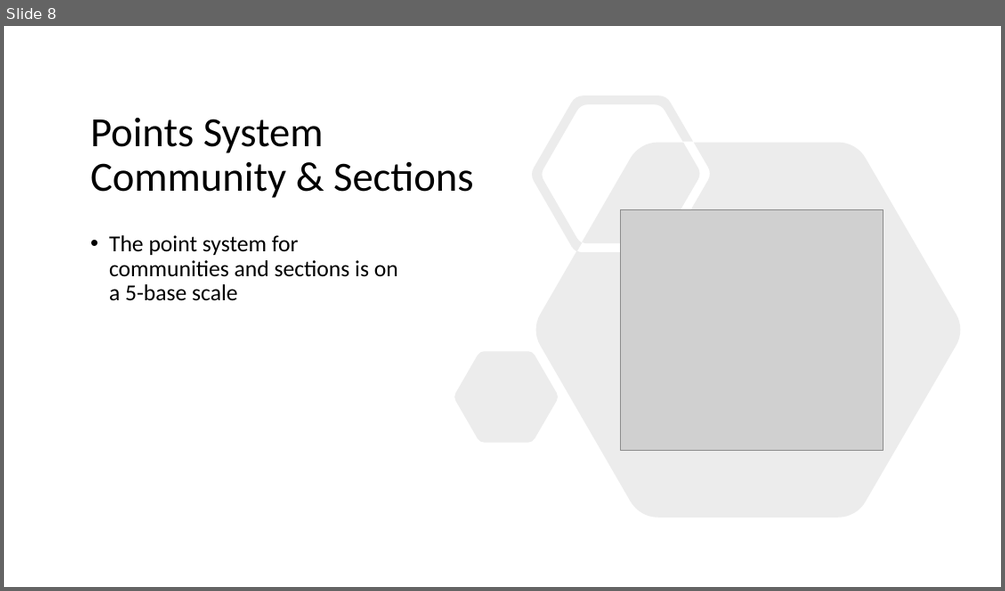
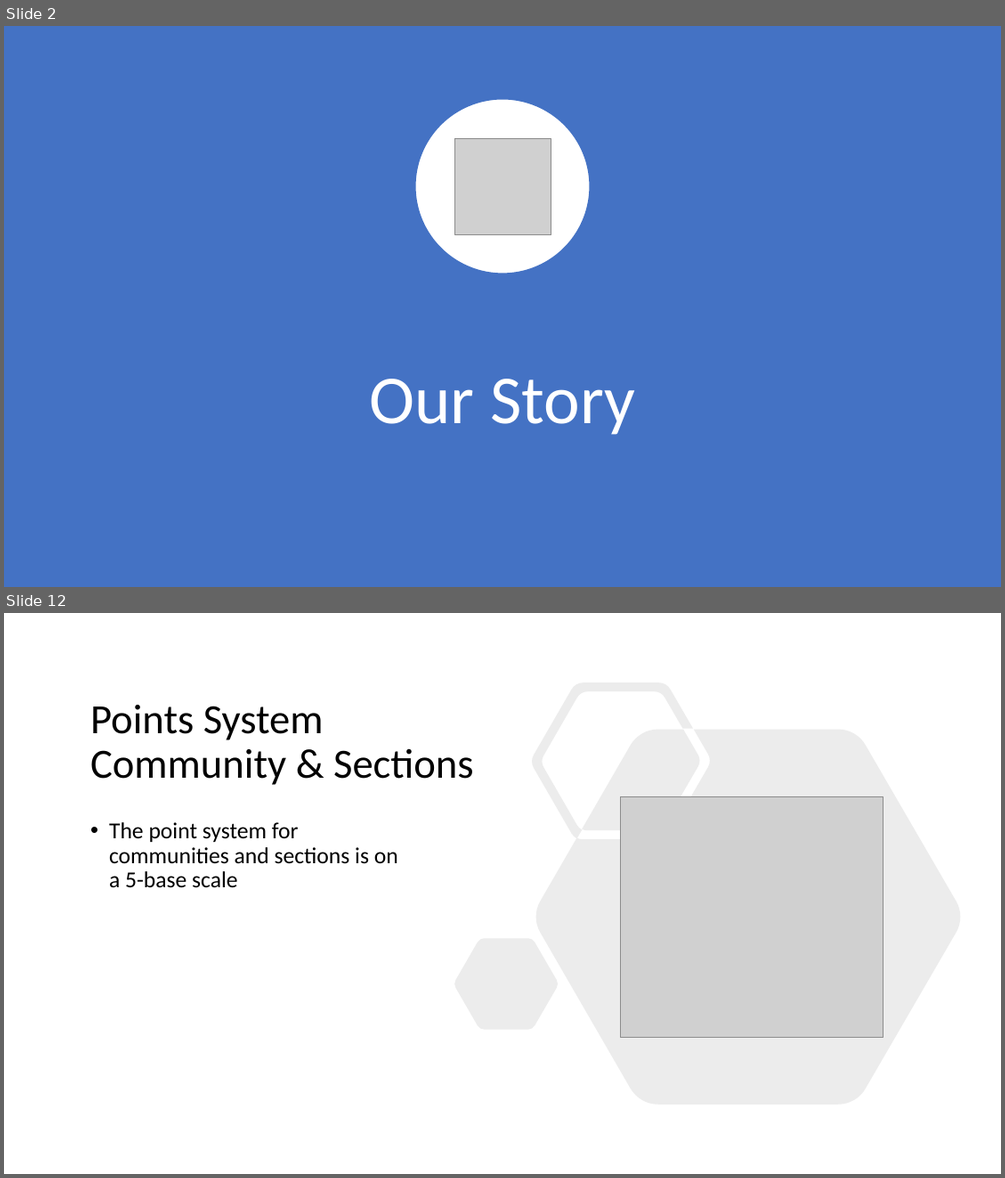
Before and after one commit to animaltrackapp/AnimalTrack, a slide deck: Document Files/Marketing PPT.pptx. Shown one above the other, each under a label of ours: slide 8 before the commit, slides 2 and 12 after it; the slides between them are not shown. The pictures are 1005x591 and 1005x1178 pixels, drawn with LibreOffice and Linux fonts; fonts in the diff are those of the drawing; grey boxes stand for pictures. Boxes give left, top, right and bottom in pixels: in the first picture for what was removed or moved away, otherwise in the second. Text is boxed around its words. In the diff, an @@ line names an element or a change of style, - is before the commit and + after.

```diff
--- a/Document Files/Marketing PPT.pptx
+++ b/Document Files/Marketing PPT.pptx
@@ slide 2 added at (x1=4, y1=26, x2=1001, y2=587), background #FFFFFF @@
@@ rectangle added at (x1=4, y1=26, x2=1001, y2=587), fill #4472C4 @@
@@ ellipse added at (x1=415, y1=99, x2=591, y2=273), fill #FFFFFF, outline #4472C4 1.5 pt @@
@@ picture added at (x1=454, y1=138, x2=550, y2=234) @@
@@ title added at (x1=370, y1=378, x2=635, y2=435), 66 pt, text #FFFFFF @@
+Our Story
@@ what was slide 8 is now slide 12 @@
```
Also in this commit, not shown: 6 slides changed, 3 other slides added, 2 other files.
